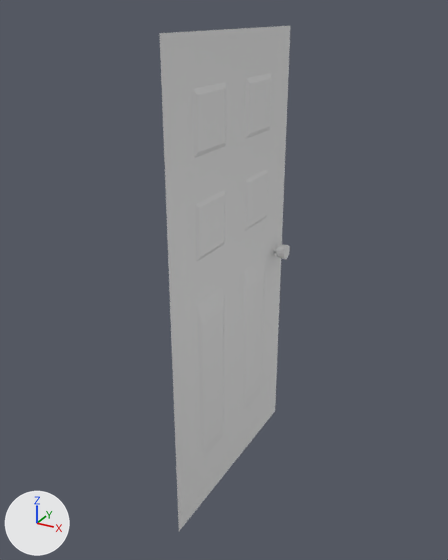
Renders of the OBJ model Models/portePlate.obj from each side of a commit.
Rendered twice from a 50 mm camera at (1.15, -1.68, 2.07) aimed at (-0.03, 0.47, 1.0). The axes (+X, +Y, +Z) are drawn at lower left. The lights are the same throughout. Where no turn or scale is listed for an object, it has been applied to the vertices.

Objects in the first picture: 'portePlate'.
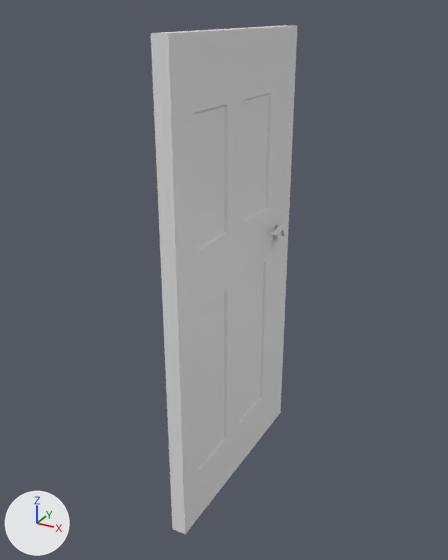
Commit message: Bonne BoiteCollision pour pieceL et porte

Where the change shows, as pixel boxes [x1, y1, x2, y2] in the pictures (448 x 560 px):
'portePlate', reshaped (12% wider)
    before: [160, 26, 290, 531]
    after: [151, 25, 297, 534]
part 1 of me_porteplate, rebuilt (12% wider)
    before: [160, 26, 290, 531]
    after: [151, 25, 297, 534]
part 2 of me_porteplate, deleted
    before: [270, 243, 290, 259]

Edits to the bpy script that builds the scene:
```text
Change me_porteplate:
    used by ob_porteplate; location = (0.0, 0.0, 0.0)
    remove me_porteplate.from_pydata(...)  # 244 vertices, 424 faces; spans x -0.01..0.07, y 0.0..1.0, z 0.0..2.0
    add me_porteplate.from_pydata(...)  # 221 vertices, 438 faces; spans x -0.03..0.08, y 0.0..1.0, z 0.0..2.0
    me_porteplate part 1: the loose piece of 4 vertices spanning x 0.0, y 0.0..1.0, z 0.0..2.0 is rebuilt with 221 vertices and now spans x -0.03..0.08, y 0.0..1.0, z 0.0..2.0
    me_porteplate part 2: the loose piece of 192 vertices spanning x 0.0..0.07, y 0.87..0.94, z 0.96..1.03 is deleted
```
